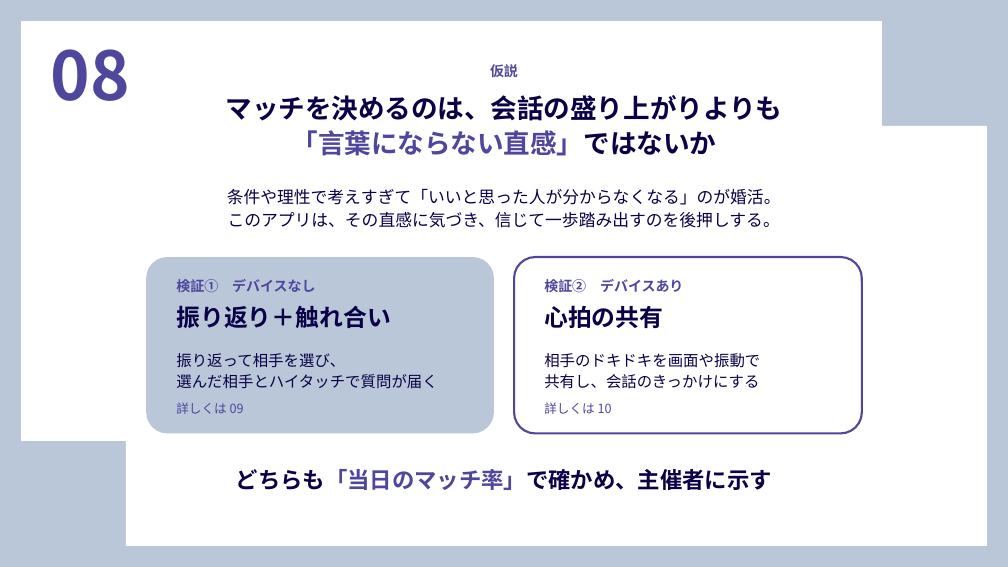
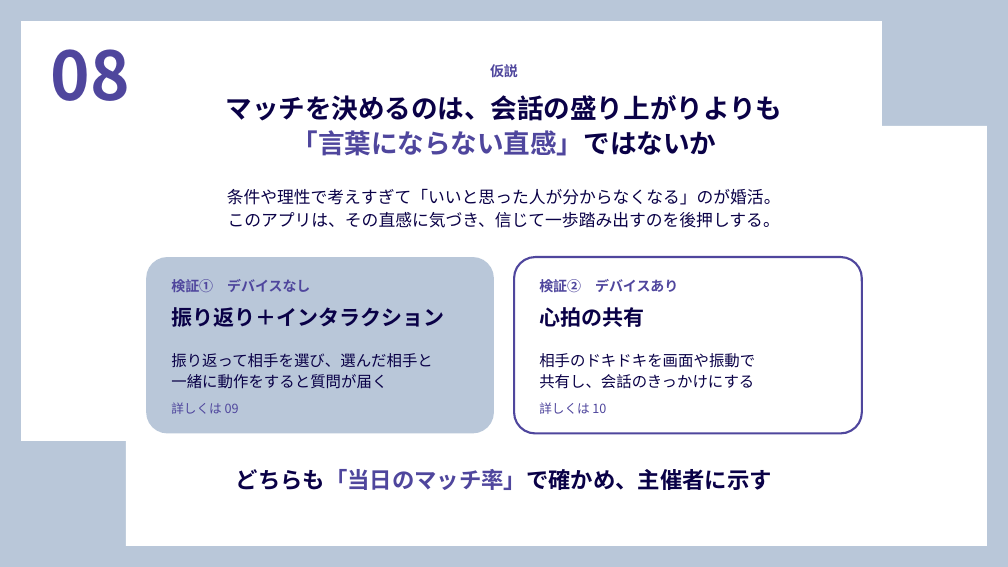
Before and after one commit to waka1220/waka1220, a slide deck: slide 1 of slides/slide08_hypothesis.pptx. Drawn at 1008x567 pixels with LibreOffice and Linux fonts; fonts in the diff are those of the drawing. Boxes give left, top, right and bottom in pixels: in the first picture for what was removed or moved away, otherwise in the second. Text is boxed around its words. In the diff, an @@ line names an element or a change of style, - is before the commit and + after.

```diff
--- a/slides/slide08_hypothesis.pptx
+++ b/slides/slide08_hypothesis.pptx
@@ text "検証① デバイスなし": place and size @@
-text "検証① デバイスなし" at box(176, 279, 315, 292)
+text "検証① デバイスなし" at box(171, 279, 310, 292)
@@ text "検証② デバイスあり": place and size @@
-text "検証② デバイスあり" at box(544, 279, 683, 292)
+text "検証② デバイスあり" at box(539, 279, 678, 292)
@@ text at box(171, 307, 444, 327): text changed; size 17 to 15 pt @@
-振り返り＋触れ合い
+振り返り＋インタラクション
@@ text "心拍の共有" at box(539, 307, 644, 327): size 17 to 15 pt @@
@@ text at box(171, 353, 433, 389): text changed @@
-振り返って相手を選び、
-選んだ相手とハイタッチで質問が届く
+振り返って相手を選び、選んだ相手と
+一緒に動作をすると質問が届く
@@ text "相手のドキドキを画面や振動で": place and size @@
-text "相手のドキドキを画面や振動で" at box(544, 353, 760, 389)
+text "相手のドキドキを画面や振動で" at box(539, 353, 755, 389)
@@ text "詳しくは 09": place and size @@
-text "詳しくは 09" at box(176, 402, 244, 414)
+text "詳しくは 09" at box(171, 402, 239, 414)
@@ text "詳しくは 10": place and size @@
-text "詳しくは 10" at box(544, 402, 612, 414)
+text "詳しくは 10" at box(539, 402, 606, 414)
```
Also in this commit, not shown: 2 other files.
